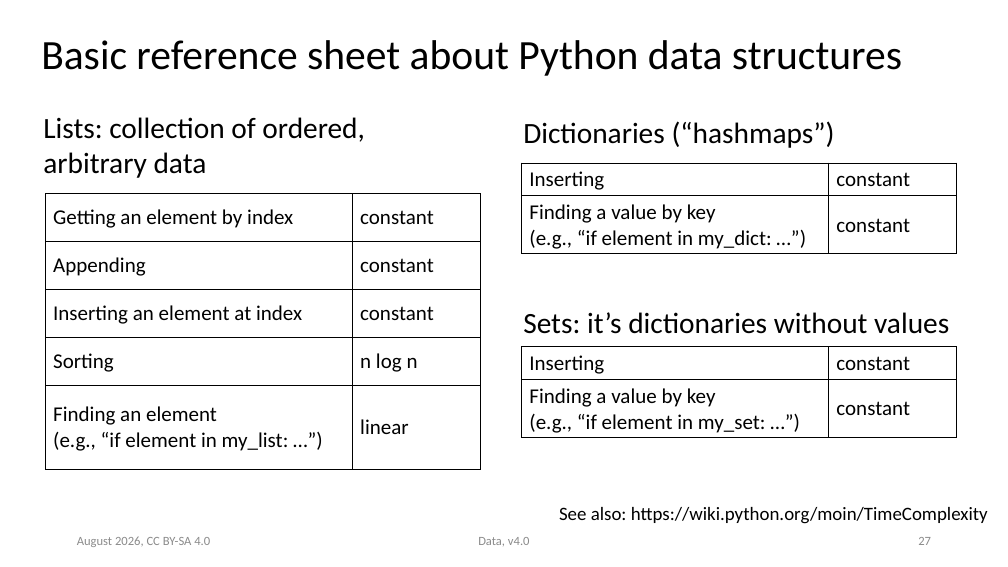
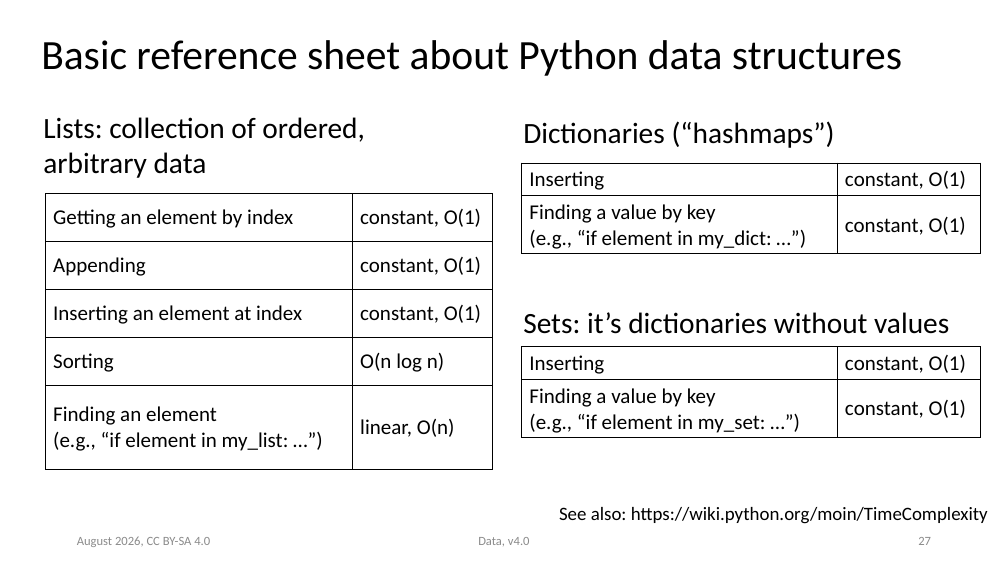
Before and after one commit to ASPP/data_class, a slide deck: slide 27 of data.pptx. Drawn at 1008x567 pixels with LibreOffice and Linux fonts; fonts in the diff are those of the drawing. Boxes give left, top, right and bottom in pixels: in the first picture for what was removed or moved away, otherwise in the second. Text is boxed around its words. In the diff, an @@ line names an element or a change of style, - is before the commit and + after.

Commit message:
Prague iteration of data slides

```diff
--- a/data.pptx
+++ b/data.pptx
@@ table at [522,163,980,254] @@
-row 1, column 2: constant
+row 1, column 2: constant, O(1)
-row 2, column 2: constant
+row 2, column 2: constant, O(1)
@@ table: place and size @@
-table at [522,163,957,254]
+table at [522,163,980,254]
@@ table at [45,194,492,470] @@
-row 1, column 2: constant
+row 1, column 2: constant, O(1)
-row 2, column 2: constant
+row 2, column 2: constant, O(1)
-row 3, column 2: constant
+row 3, column 2: constant, O(1)
-row 4, column 2: n log n
+row 4, column 2: O(n log n)
-row 5, column 2: linear
+row 5, column 2: linear, O(n)
@@ table: place and size @@
-table at [45,194,480,470]
+table at [45,194,492,470]
@@ table at [522,347,980,438] @@
-row 1, column 2: constant
+row 1, column 2: constant, O(1)
-row 2, column 2: constant
+row 2, column 2: constant, O(1)
@@ table: place and size @@
-table at [522,347,957,438]
+table at [522,347,980,438]
```
Also in this commit, not shown: 4 other slides changed, 1 other file.
